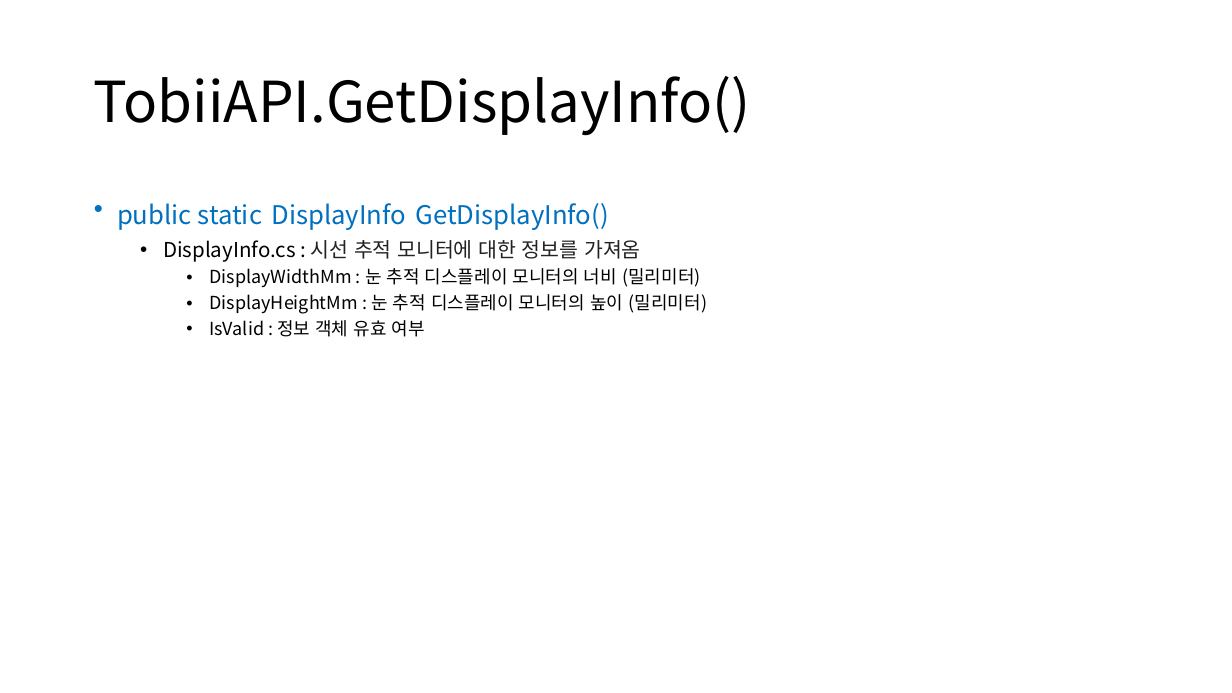
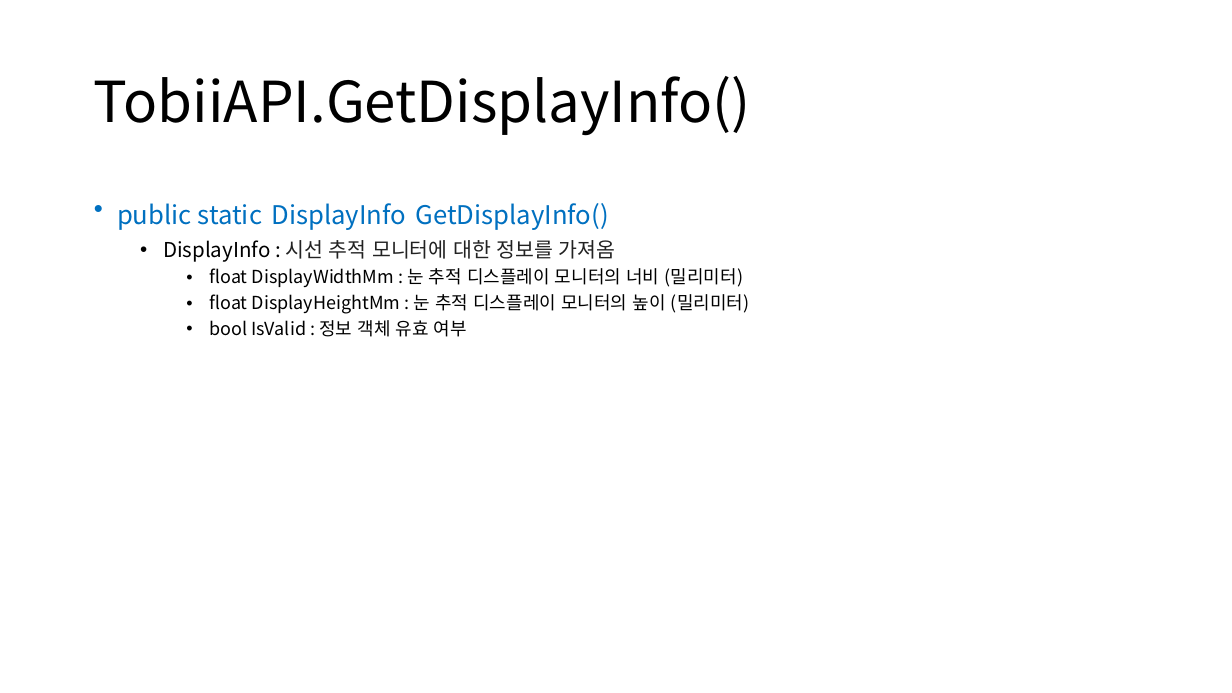
Before and after one commit to JiYoung-Kwon/Tobii_UnitySDK, a slide deck: slide 3 of Docs/TobiiAPI.pptx. Drawn at 1232x693 pixels with LibreOffice and Linux fonts; fonts in the diff are those of the drawing. Boxes give left, top, right and bottom in pixels: in the first picture for what was removed or moved away, otherwise in the second. Text is boxed around its words. In the diff, an @@ line names an element or a change of style, - is before the commit and + after.

Commit message:
Tobii API 분석, 정리 (2)

```diff
--- a/Docs/TobiiAPI.pptx
+++ b/Docs/TobiiAPI.pptx
@@ text at (x1=163, y1=240, x2=749, y2=337): text changed @@
-  • DisplayInfo.cs : 시선 추적 모니터에 대한 정보를 가져옴
-    • DisplayWidthMm : 눈 추적 디스플레이 모니터의 너비 (밀리미터)
-    • DisplayHeightMm : 눈 추적 디스플레이 모니터의 높이 (밀리미터)
-    • IsValid : 정보 객체 유효 여부
+  • DisplayInfo : 시선 추적 모니터에 대한 정보를 가져옴
+    • float DisplayWidthMm : 눈 추적 디스플레이 모니터의 너비 (밀리미터)
+    • float DisplayHeightMm : 눈 추적 디스플레이 모니터의 높이 (밀리미터)
+    • bool IsValid : 정보 객체 유효 여부
```
Also in this commit, not shown: 2 other slides changed, 8 slides added.
